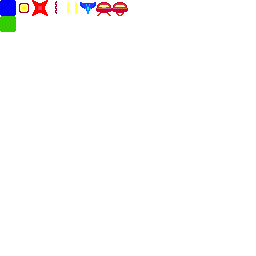
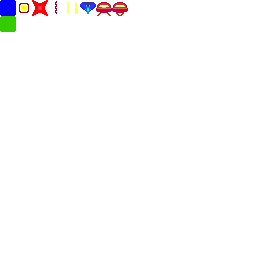
Layered file, before and after one edit (256 × 256). Changes by layer:
painted on "ship-blue" over box(80, 2, 96, 12)
